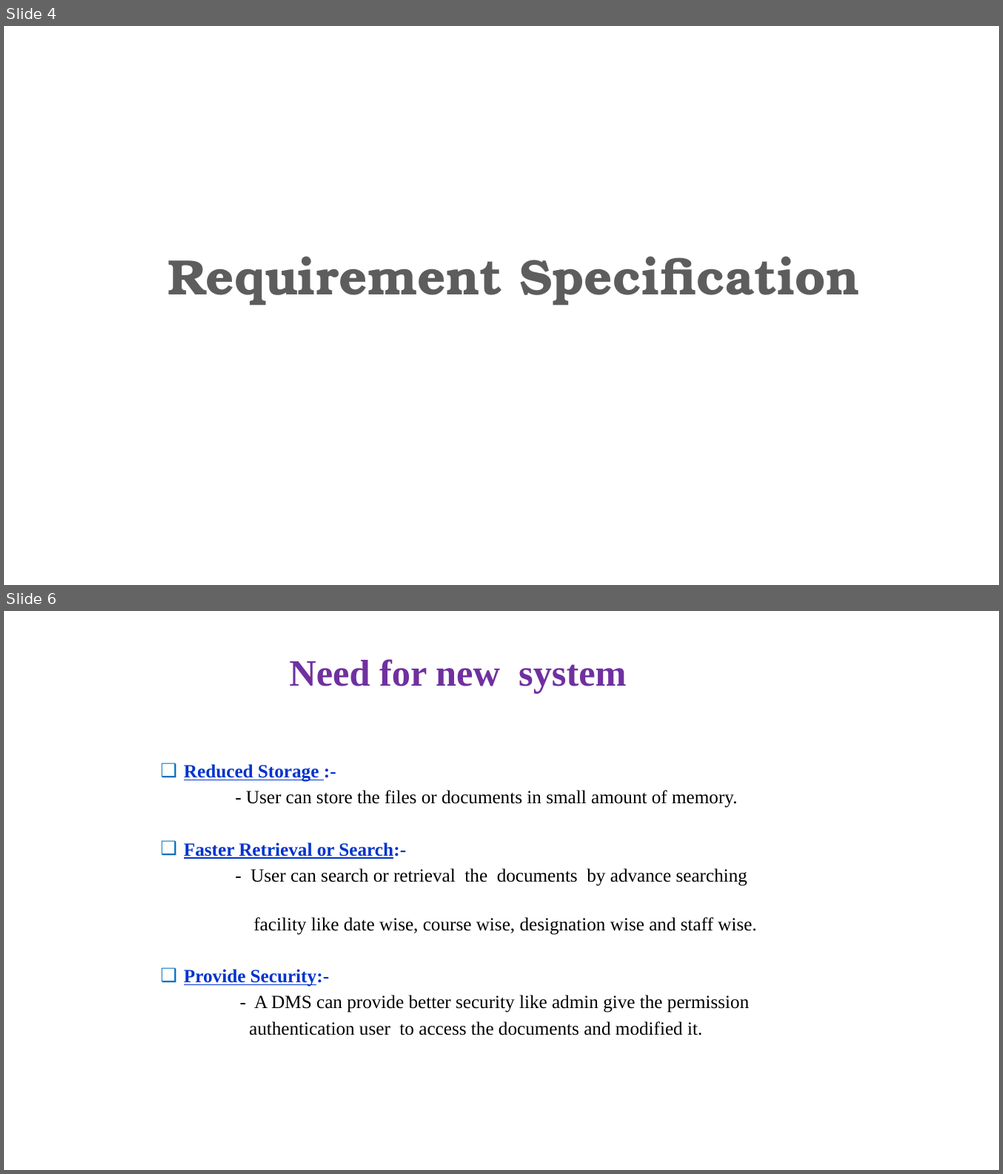
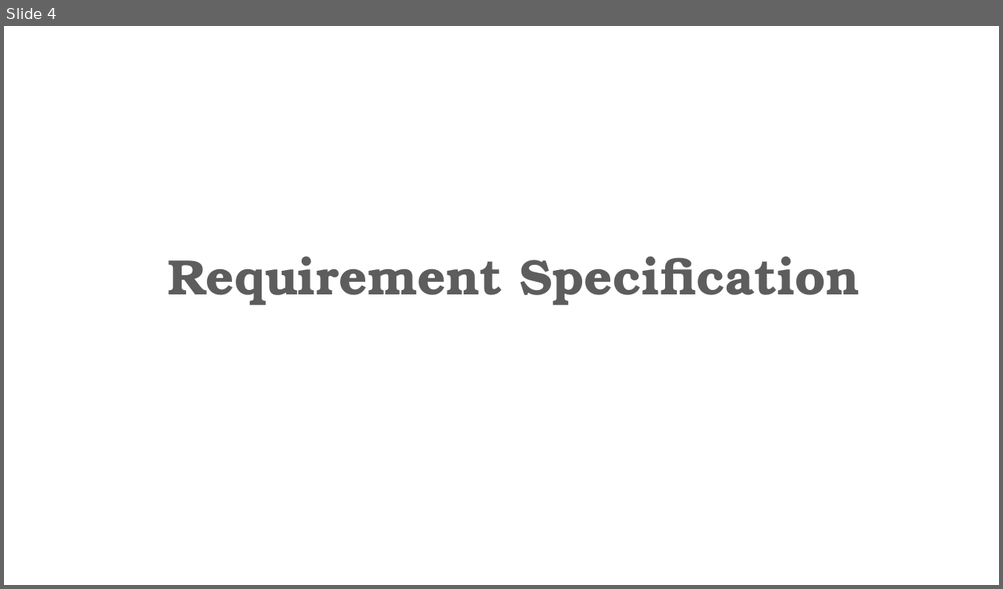
Before and after one commit to preyash2047/Stock_Price_Prediction, a slide deck: Project Presentation/PPT demo first presentation 26 12 2020.pptx. Shown one above the other, each under a label of ours: slides 4 and 6 before the commit, slide 4 after it; the slides between them are not shown. The pictures are 1003x1174 and 1003x589 pixels, drawn with LibreOffice and Linux fonts; fonts in the diff are those of the drawing. Boxes give left, top, right and bottom in pixels: in the first picture for what was removed or moved away, otherwise in the second. Text is boxed around its words. In the diff, an @@ line names an element or a change of style, - is before the commit and + after.

```diff
--- a/Project Presentation/PPT demo first presentation 26 12 2020.pptx
+++ b/Project Presentation/PPT demo first presentation 26 12 2020.pptx
@@ slide 6 removed at (x1=4, y1=611, x2=999, y2=1170), background #FFFFFF @@
@@ text removed at (x1=289, y1=659, x2=626, y2=694) @@
-Need for new system
@@ text removed at (x1=184, y1=764, x2=756, y2=1036) @@
-❑ Reduced Storage :-
-- User can store the files or documents in small amount of memory.
-❑ Faster Retrieval or Search:-
-- User can search or retrieval the documents by advance searching
-facility like date wise, course wise, designation wise and staff wise.
-❑ Provide Security:-
-    - A DMS can provide better security like admin give the permission
-    authentication user to access the documents and modified it.
```
Also in this commit, not shown: 1 slide changed, 2 slides added, 1 other slide removed, 5 other files.
